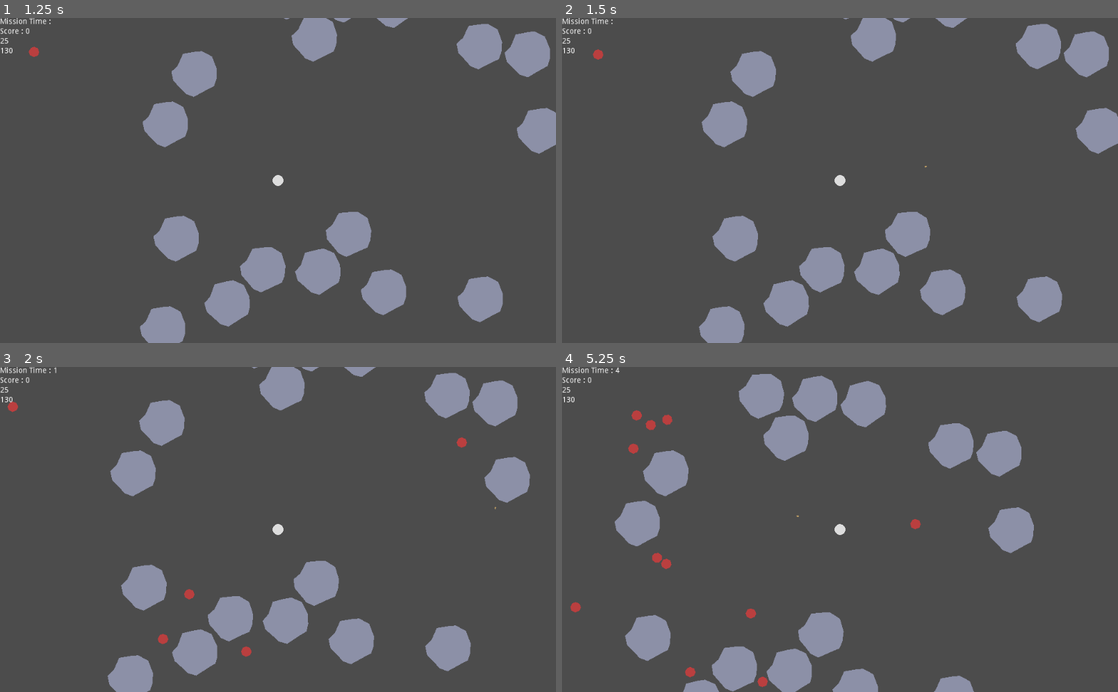
Above: before the commit, frames 1-4 (two rows, left to right).
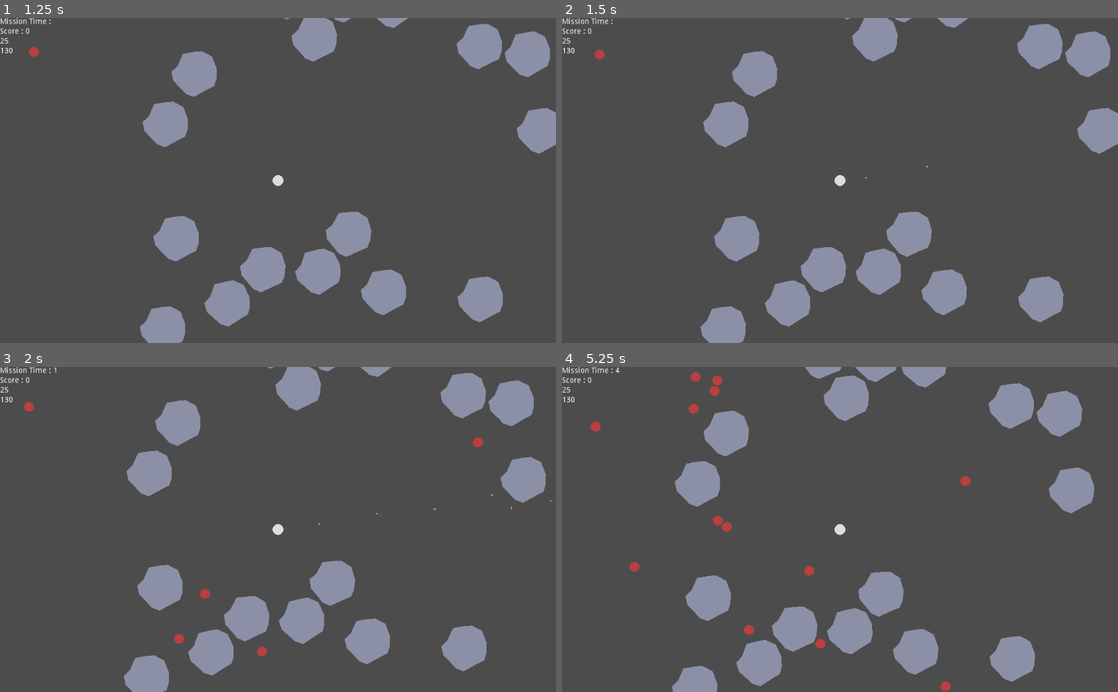
Above: after the commit, the same moments.

Repository: JeanShark-dev/godot-rock-survival
Game: Godot game, scene res://Main.tscn
Two runs of this game, one before a commit and one after it. Both use one fixed random seed, a clock stepped at 60 frames per second and the inputs below.
Inputs (mouse positions are in pixels of both pictures, inside the frame that each line leads up to):
- Up to frame 1 (1.25 s): click "START GAME" at 0.5 s
- Up to frame 2 (1.5 s): tap Enter at 1.25 s; move the mouse to (962, 164) at 1.27 s; press the mouse at (962, 164) at 1.28 s; hold D (gp_right) from 1.28 s (still down)
- Up to frame 3 (2 s): keep holding D (gp_right)
- Up to frame 4 (5.25 s): move the mouse to (728, 545) at 2.02 s; release D (gp_right) at 2.03 s; release the mouse at (728, 545) at 2.03 s; hold S (gp_down) 2.03-2.78 s; click (728, 545) at 2.1 s; move the mouse to (895, 458) at 2.77 s; press the mouse at (895, 458) at 2.78 s; hold D (gp_right) 2.78-3.53 s; move the mouse to (812, 594) at 3.52 s; release the mouse at (812, 594) at 3.53 s; hold W (gp_up) 3.53-4.28 s; click (812, 594) at 3.6 s; move the mouse to (1006, 578) at 4.27 s; press the mouse at (1006, 578) at 4.28 s; hold A (gp_left) from 4.28 s (still down); tap R (gp_reload, bound only after the commit) at 4.9 s; move the mouse to (673, 480) at 5.02 s; release the mouse at (673, 480) at 5.03 s; click (673, 480) at 5.1 s

Frame 1 is identical in both runs. In frame 2, 1.3% of the frame differs, in the area x 5-100%, y 0-100%; in frame 3, 11%; in frame 4, 22%, in the area x 1-96%, y 0-100%.

Commit message:
difficulty tweaks, started work on reloads and ammo

Diff:
--- a/Attack.gd
+++ b/Attack.gd
@@ -8,6 +8,7 @@
 # Called when the node enters the scene tree for the first time.
 func _ready():
 	$AttackParticles.emitting = true
+	scale = Vector2(2,1)
 	#print(damage, source, type)
 
 
--- a/GameUI.gd
+++ b/GameUI.gd
@@ -13,6 +13,7 @@
 # Called when the node enters the scene tree for the first time.
 func _ready():
 	main = get_parent().get_parent().get_parent()
+	$GameplayUI/GUICenter/ReloadBar.hide()
 	#print(main)
 
 func _process(delta):
--- a/GameUI.tscn
+++ b/GameUI.tscn
@@ -8,8 +8,8 @@
 script = ExtResource( 1 )
 
 [node name="GameplayUI" type="Control" parent="."]
-margin_right = 40.0
-margin_bottom = 40.0
+anchor_right = 1.0
+anchor_bottom = 1.0
 
 [node name="StatLabels" type="VBoxContainer" parent="GameplayUI"]
 margin_right = 98.0
@@ -38,6 +38,23 @@
 margin_top = 54.0
 margin_right = 98.0
 margin_bottom = 68.0
+
+[node name="GUICenter" type="CenterContainer" parent="GameplayUI"]
+anchor_top = 0.5
+anchor_right = 1.0
+anchor_bottom = 0.5
+margin_top = -7.0
+margin_bottom = 7.0
+
+[node name="ReloadBar" type="ProgressBar" parent="GameplayUI/GUICenter"]
+margin_left = 510.0
+margin_top = 6.0
+margin_right = 514.0
+margin_bottom = 8.0
+mouse_filter = 2
+size_flags_horizontal = 0
+value = 50.0
+percent_visible = false
 
 [node name="PauseMenu" type="Control" parent="."]
 visible = false
--- a/Gun9mm.gd
+++ b/Gun9mm.gd
@@ -3,15 +3,26 @@
 var rechamberTime = 0
 export (float) var rechamberTimeMax = 1
 export (PackedScene) var Bullet
+export (int) var magSize = 10
+export (int) var reserveMags = 3
+onready var magCount = magSize
+onready var reserveAmmo = magSize * reserveMags
 onready var BulletContainer = get_node("..")
 var randomBulletSpread = 10
 
 
 
 func _shoot():
+	magCount -= 1
 	var pew = Bullet.instance()
 	BulletContainer.add_child(pew)
 	pew.shoot(get_global_mouse_position(), position, get_parent().get_parent().get_node("PlayerRBody").get_rid(), randomBulletSpread)
+
+
+func Reload():
+	print("Reloading!")
+	$ReloadTimer.start()
+
 
 func _process(delta):
 	if rechamberTime < 0:
@@ -19,6 +30,8 @@
 	if rechamberTime > 0:
 		rechamberTime -= 10*delta
 		pass
-	if (Input.is_action_just_pressed("M1") && rechamberTime == 0):
+	if (Input.is_action_just_pressed("gp_reload") && magCount < magSize):
+		Reload()
+	if (Input.is_action_pressed("M1") && rechamberTime == 0 && magCount > 1):
 		_shoot()
 		rechamberTime = rechamberTimeMax
--- a/PlayerContainer.gd
+++ b/PlayerContainer.gd
@@ -5,6 +5,7 @@
 var apMax = 25
 var ap
 var hp
+var recovering = false
 signal scoreAdd(scorePlus)
 signal hpUpdate(HPValue, APValue)
 
@@ -18,13 +19,16 @@
 	hp = hpMax
 	ap = apMax
 
-func _process(_delta):
+func _process(delta):
 	handPosition = get_node("PlayerRBody").position
 	get_node("ProjectileContainer/Gun9mm").set_position(handPosition)
 	if Input.is_action_just_pressed("DEBUG1"):
 		takeDamage(10)
+	if recovering == true:
+		armorRecovery(delta)
 
 func takeDamage(damageNum):
+	recovering = false
 	if ap > 0:
 		if damageNum > ap:
 			damageNum -= ap
@@ -33,10 +37,20 @@
 			ap -= damageNum
 			damageNum -= damageNum
 	hp -= damageNum
-	emit_signal("hpUpdate", str(hp), str(ap))
+	emit_signal("hpUpdate", str(ceil(hp)), str(ceil(ap)))
 	#print (ap, ", ", hp)
 	if hp <= 0:
 		die()
+	$ArmorTimer.start()
+
+func armorRecovery(delta):
+	emit_signal("hpUpdate", str(ceil(hp)), str(ceil(ap)))
+	if ap <= apMax:
+		ap += apMax/10 * delta
+	if ap >= apMax:
+		ap = apMax
+		recovering = false
+
 
 func die():
 	var parent = get_parent()
@@ -50,3 +64,11 @@
 	#print("OW! Took ", damageNum,  " damage from ", damageSource, "!")
 	if damageSource != $PlayerRBody.get_rid():
 		takeDamage(damageNum)
+
+
+func _on_ArmorTimer_timeout():
+	recovering = true
+
+
+func _on_ReloadTimer_timeout():
+	pass # Replace with function body.
--- a/PlayerContainer.tscn
+++ b/PlayerContainer.tscn
@@ -19,6 +19,9 @@
 script = ExtResource( 2 )
 Bullet = ExtResource( 3 )
 
+[node name="ReloadTimer" type="Timer" parent="ProjectileContainer/Gun9mm"]
+one_shot = true
+
 [node name="PlayerRBody" type="RigidBody2D" parent="."]
 collision_layer = 3
 mass = 500.0
@@ -26,7 +29,7 @@
 contact_monitor = true
 linear_damp = 2.0
 script = ExtResource( 1 )
-baseMoveSpeed = 200.0
+baseMoveSpeed = 100.0
 
 [node name="RemoteTransform2D" type="RemoteTransform2D" parent="PlayerRBody"]
 remote_path = NodePath("../../Node2D")
@@ -60,6 +63,12 @@
 margin_bottom = 240.0
 rect_min_size = Vector2( 720, 480 )
 
+[node name="ArmorTimer" type="Timer" parent="."]
+wait_time = 6.0
+one_shot = true
+
 [connection signal="hpUpdate" from="." to="Node2D/GameUI" method="_on_PlayerContainer_hpUpdate"]
 [connection signal="scoreAdd" from="." to="Node2D/GameUI" method="_on_PlayerContainer_scoreAdd"]
+[connection signal="timeout" from="ProjectileContainer/Gun9mm/ReloadTimer" to="." method="_on_ReloadTimer_timeout"]
 [connection signal="takingDamage" from="PlayerRBody" to="." method="_on_PlayerRBody_takingDamage"]
+[connection signal="timeout" from="ArmorTimer" to="." method="_on_ArmorTimer_timeout"]
--- a/project.godot
+++ b/project.godot
@@ -58,6 +58,11 @@
 "events": [ Object(InputEventKey,"resource_local_to_scene":false,"resource_name":"","device":0,"alt":false,"shift":false,"control":false,"meta":false,"command":false,"pressed":false,"scancode":16777347,"physical_scancode":0,"unicode":0,"echo":false,"script":null)
  ]
 }
+gp_reload={
+"deadzone": 0.5,
+"events": [ Object(InputEventKey,"resource_local_to_scene":false,"resource_name":"","device":0,"alt":false,"shift":false,"control":false,"meta":false,"command":false,"pressed":false,"scancode":82,"physical_scancode":0,"unicode":0,"echo":false,"script":null)
+ ]
+}
 
 [physics]
 
--- a/swarm.gd
+++ b/swarm.gd
@@ -15,7 +15,7 @@
 var canAttack = true
 
 func _physics_process(delta):
-	if position.distance_to(target) > attackRange+20:
+	if position.distance_to(target) > attackRange:
 		apply_central_impulse(position.direction_to(target)*speed)
 
 func _process(_delta):
